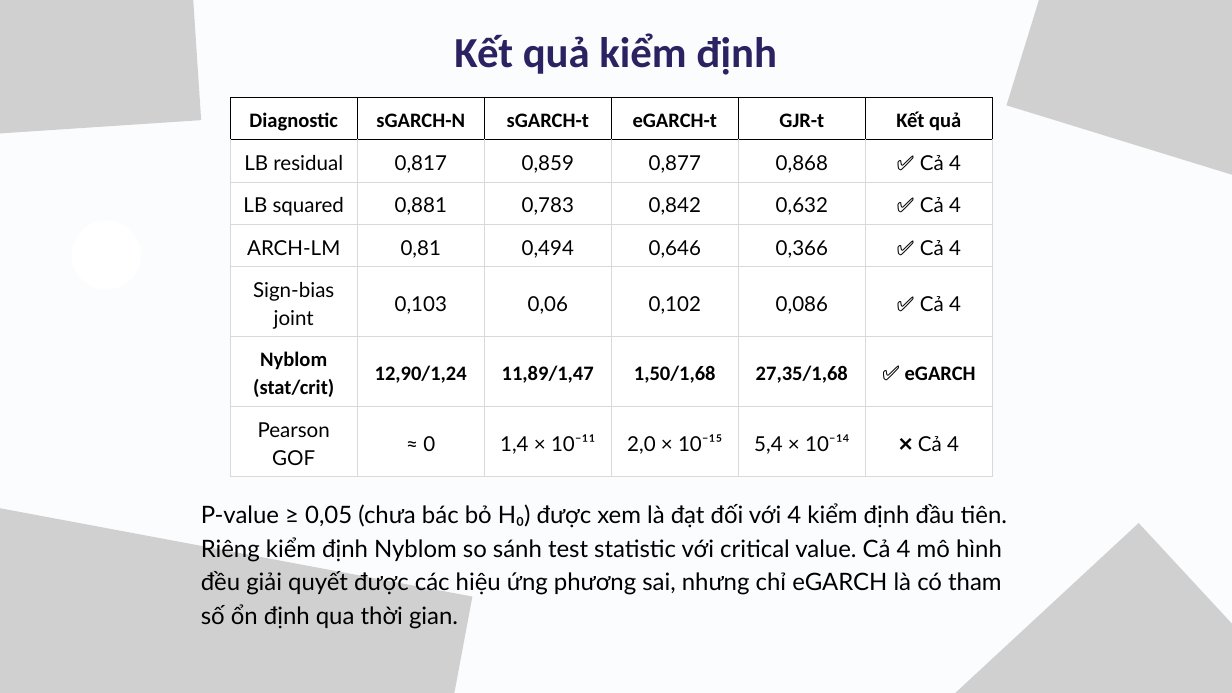
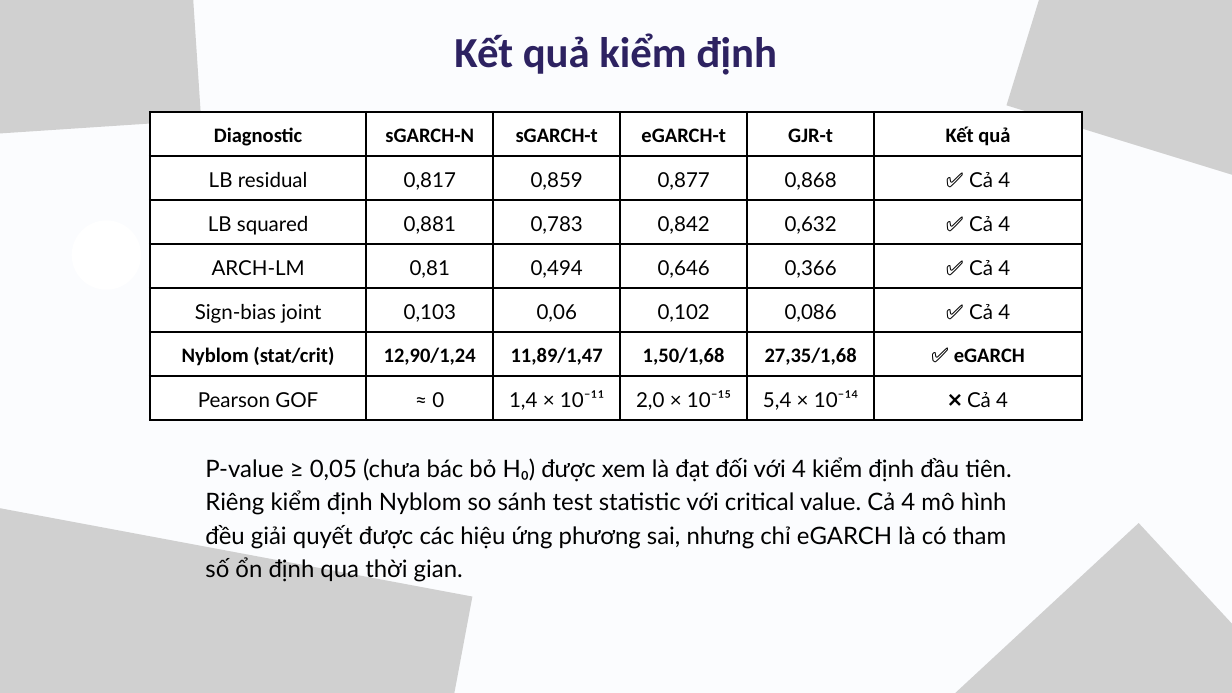
Before and after one commit to ledanghoanganh/fpt-stock-analysis-with-R-programming-language, a slide deck: slide 14 of presentation/bao_cao_demo.pptx. Drawn at 1232x693 pixels with LibreOffice and Linux fonts; fonts in the diff are those of the drawing; grey boxes stand for pictures. Boxes give left, top, right and bottom in pixels: in the first picture for what was removed or moved away, otherwise in the second. Text is boxed around its words. In the diff, an @@ line names an element or a change of style, - is before the commit and + after.

```diff
--- a/presentation/bao_cao_demo.pptx
+++ b/presentation/bao_cao_demo.pptx
@@ table at (150,112,1081,420) @@
@@ borders changed @@
@@ table: place and size @@
-table at (230,97,992,477)
+table at (150,112,1081,420)
@@ text "P-value ≥ 0,05 (chưa bác ...": place and size @@
-text "P-value ≥ 0,05 (chưa bác ..." at (201,503,1007,629)
+text "P-value ≥ 0,05 (chưa bác ..." at (205,457,1011,583)
```
Also in this commit, not shown: 6 other slides changed, 32 other files.
